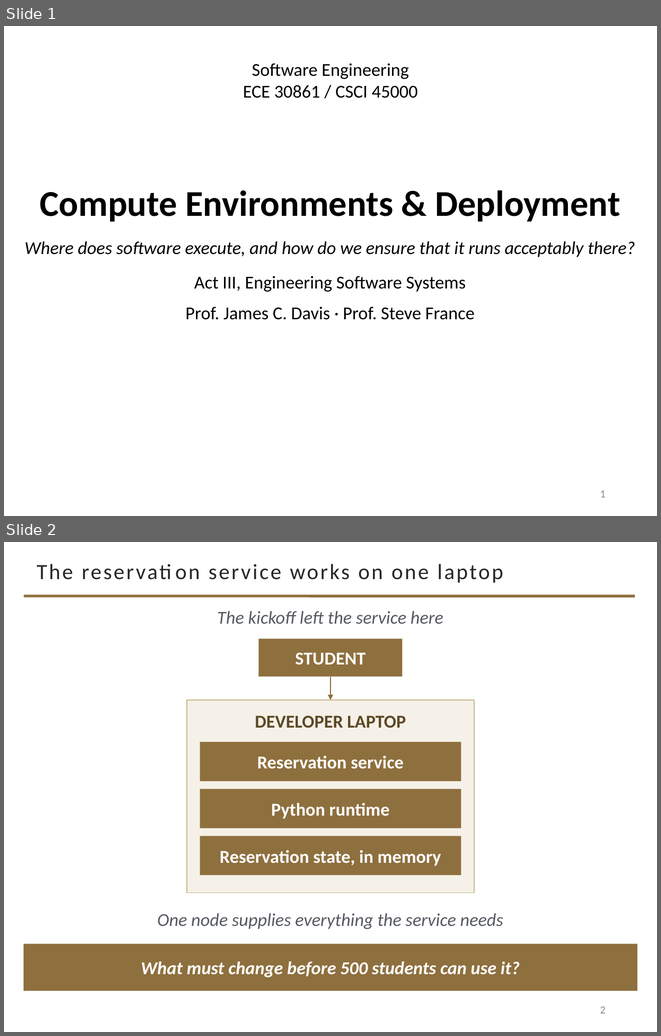
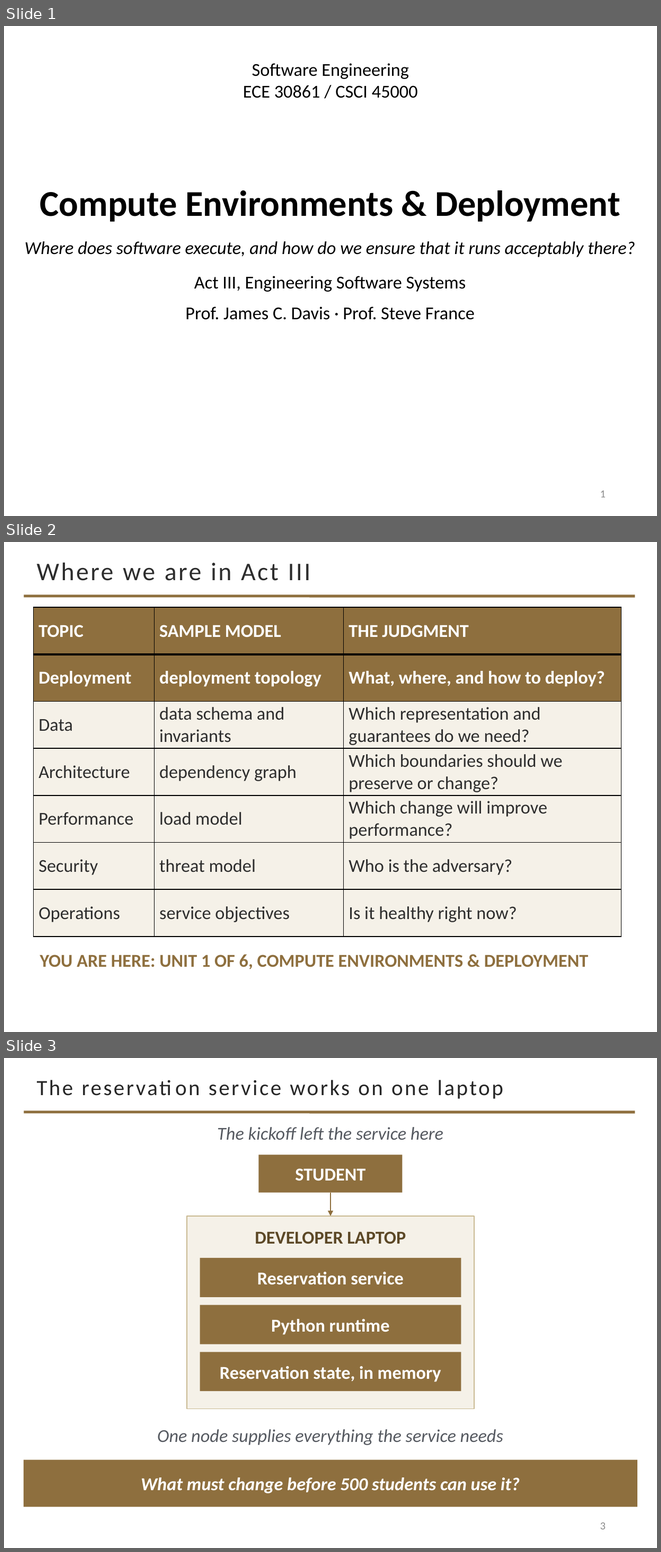
Before and after one commit to davisjam/model-based-agentic-software-engineering, a slide deck: course/lectures/act-3-software-in-the-world/01-compute-environments-and-deployment/3-1-Compute-Environments-and-Deployment.pptx. Shown one above the other, each under a label of ours: slides 1 and 2 before the commit, slides 1, 2 and 3 after it. The pictures are 661x1036 and 661x1552 pixels, drawn with LibreOffice and Linux fonts; fonts in the diff are those of the drawing; background and template pictures are left out. Boxes give left, top, right and bottom in pixels: in the first picture for what was removed or moved away, otherwise in the second. Text is boxed around its words. In the diff, an @@ line names an element or a change of style, - is before the commit and + after.

```diff
--- a/course/lectures/act-3-software-in-the-world/01-compute-environments-and-deployment/3-1-Compute-Environments-and-Deployment.pptx
+++ b/course/lectures/act-3-software-in-the-world/01-compute-environments-and-deployment/3-1-Compute-Environments-and-Deployment.pptx
@@ slide 2 added at bbox=[4, 542, 657, 1032], background #FFFFFF; not listed: 1 template element that a slide beside it also shows @@
@@ title added at bbox=[37, 562, 311, 581], 28 pt, text #2D2D2D @@
+Where we are in Act III
@@ table added at bbox=[33, 607, 621, 936], 7 rows, 3 columns @@
+TOPIC | SAMPLE MODEL | THE JUDGMENT
+Deployment | deployment topology | What, where, and how to deploy?
+Data | data schema and invariants | Which representation and guarantees do we need?
+Architecture | dependency graph | Which boundaries should we preserve or change?
+Performance | load model | Which change will improve performance?
+Security | threat model | Who is the adversary?
+Operations | service objectives | Is it healthy right now?
@@ text added at bbox=[40, 954, 589, 969], 20 pt, text #8E6F3E, bold @@
+YOU ARE HERE: UNIT 1 OF 6, COMPUTE ENVIRONMENTS & DEPLOYMENT
@@ what was slide 2 is now slide 3 @@
@@ page number at bbox=[600, 1522, 606, 1529]: text changed @@
-2
+3
```
